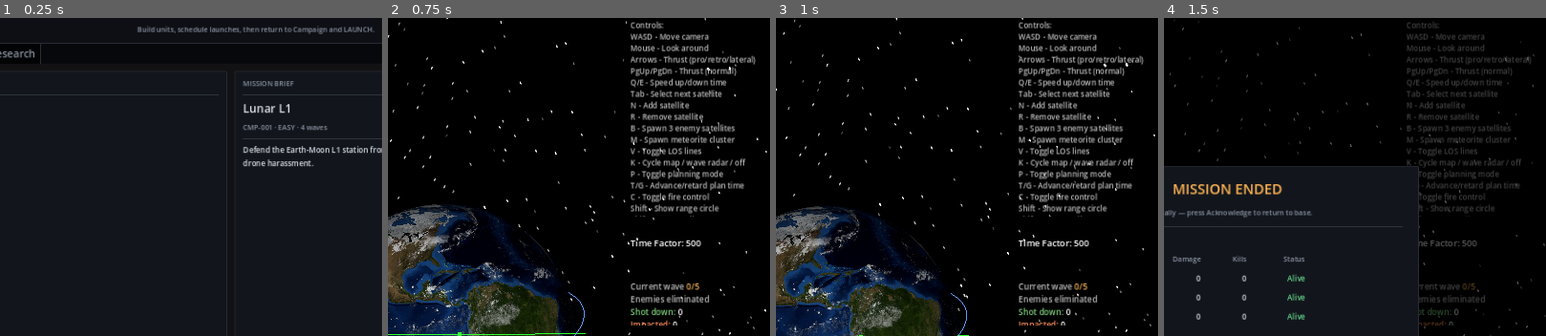
Above: before the commit, frames 1-4 (left to right).
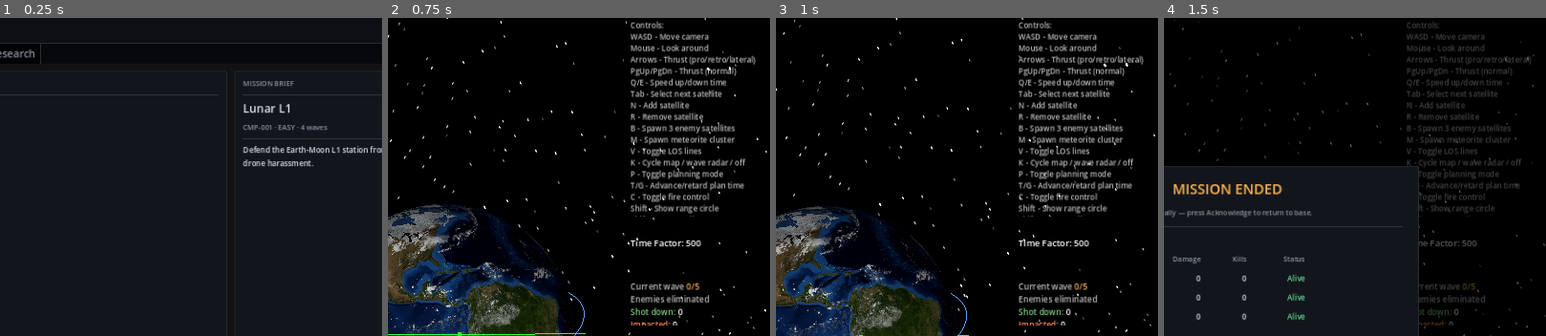
Above: after the commit, the same moments.

Repository: mellenburg/game
Game: Godot game, scene res://scenes/menu.tscn
Same seed, same stepped clock (60 frames per second), same inputs: the game is played once before the commit and once after it.
Inputs (mouse positions are % of the whole screen's width and height, from its top left):
- Up to frame 1 (0.25 s): no input
- Up to frame 2 (0.75 s): click "LAUNCH ▶" at 0.5 s
- Up to frame 3 (1 s): no input
- Up to frame 4 (1.5 s): tap Enter (end_game) at 1.25 s; move the mouse to (55, 50) at 1.27 s; hold W (move_forward) from 1.28 s (still down); tap J (add_decaying_enemy) at 1.35 s; click (55, 50) at 1.42 s
The pictures show only the part of the screen within x 42-92%, y 1-51%; the shares and areas given below are measured in that part.

The runs differ from the first frame. In frame 1, 0.7% of the frame differs, in the area x 36-98%, y 2-6%; in frame 2, nothing differs; in frame 3, nothing differs; in frame 4, nothing differs.

Commit message:
Use Greek glyphs for class labels and drop instructional copy
The wave-unit class titles now render as α / β / γ in the editor's
class panels and wave-row column headers. Capital Greek would
collapse to Latin A / B / Γ in most fonts and undo the disambiguation
the rename was for, so the title bypasses to_upper and bumps font
size instead.

Also drops three pieces of tedious instructional copy: the menu
topbar's "Build units, schedule launches…" hint, the pause-menu
Settings sub-label, and the Recon editor's "Edits apply to the next
launch…" note.

Diff:
--- a/godot/scripts/menu/menu.gd
+++ b/godot/scripts/menu/menu.gd
@@ -214,12 +214,6 @@
 	var spacer := Control.new()
 	spacer.size_flags_horizontal = Control.SIZE_EXPAND_FILL
 	bar.add_child(spacer)
-
-	var hint := Label.new()
-	hint.text = "Build units, schedule launches, then return to Campaign and LAUNCH."
-	hint.add_theme_color_override("font_color", COLOR_FG_DIM)
-	hint.add_theme_font_size_override("font_size", 11)
-	bar.add_child(hint)
 
 	var exit_btn := Button.new()
 	exit_btn.text = "EXIT"
--- a/godot/scripts/menu/recon_editor.gd
+++ b/godot/scripts/menu/recon_editor.gd
@@ -139,9 +139,9 @@
 	row.size_flags_horizontal = Control.SIZE_EXPAND_FILL
 	col.add_child(row)
 
-	row.add_child(_build_class_panel("Alpha", _settings.alpha_class))
-	row.add_child(_build_class_panel("Beta", _settings.beta_class))
-	row.add_child(_build_class_panel("Gamma", _settings.gamma_class))
+	row.add_child(_build_class_panel("α", _settings.alpha_class))
+	row.add_child(_build_class_panel("β", _settings.beta_class))
+	row.add_child(_build_class_panel("γ", _settings.gamma_class))
 	return panel
 
 
@@ -163,9 +163,13 @@
 	pad.add_child(col)
 
 	var name_lbl := Label.new()
-	name_lbl.text = title.to_upper()
+	# Greek glyphs already read as a class identifier — capitalising
+	# them would map most fonts' Α / Β to Latin A / B and undo the
+	# disambiguation we picked them for. Slightly bumped font size
+	# instead so the single-letter title still anchors the column.
+	name_lbl.text = title
 	name_lbl.add_theme_color_override("font_color", COLOR_FG)
-	name_lbl.add_theme_font_size_override("font_size", 12)
+	name_lbl.add_theme_font_size_override("font_size", 18)
 	col.add_child(name_lbl)
 
 	col.add_child(_field_label("Object count"))
@@ -322,16 +326,6 @@
 	reset_btn.pressed.connect(_on_reset_pressed)
 	header_row.add_child(reset_btn)
 
-	var note := Label.new()
-	note.text = (
-		"Edits apply to the next launch. Mid-mission changes won't reroll "
-		+ "the running schedule."
-	)
-	note.add_theme_color_override("font_color", COLOR_FG_DIM)
-	note.add_theme_font_size_override("font_size", 11)
-	note.autowrap_mode = TextServer.AUTOWRAP_WORD_SMART
-	col.add_child(note)
-
 	# Waves list lives inside a scroll container so a long campaign
 	# doesn't push the per-class panels off-screen on small viewports.
 	var scroll := ScrollContainer.new()
@@ -382,11 +376,11 @@
 	idx_label.custom_minimum_size = Vector2(36, 0)
 	hbox.add_child(idx_label)
 
-	hbox.add_child(_unit_count_column("Alpha", w.alpha_units,
+	hbox.add_child(_unit_count_column("α", w.alpha_units,
 		func(v: int) -> void: w.alpha_units = v))
-	hbox.add_child(_unit_count_column("Beta", w.beta_units,
+	hbox.add_child(_unit_count_column("β", w.beta_units,
 		func(v: int) -> void: w.beta_units = v))
-	hbox.add_child(_unit_count_column("Gamma", w.gamma_units,
+	hbox.add_child(_unit_count_column("γ", w.gamma_units,
 		func(v: int) -> void: w.gamma_units = v))
 
 	hbox.add_child(_wave_range_column("Duration (s)",
--- a/godot/scripts/pause_menu.gd
+++ b/godot/scripts/pause_menu.gd
@@ -181,13 +181,6 @@
 	title.horizontal_alignment = HORIZONTAL_ALIGNMENT_CENTER
 	col.add_child(title)
 
-	var sub := Label.new()
-	sub.text = "Wave & wave-unit settings — applied to the next launch."
-	sub.add_theme_color_override("font_color", COLOR_FG_DIM)
-	sub.add_theme_font_size_override("font_size", 11)
-	sub.horizontal_alignment = HORIZONTAL_ALIGNMENT_CENTER
-	col.add_child(sub)
-
 	col.add_child(_hr())
 
 	var editor := ReconEditor.new()
